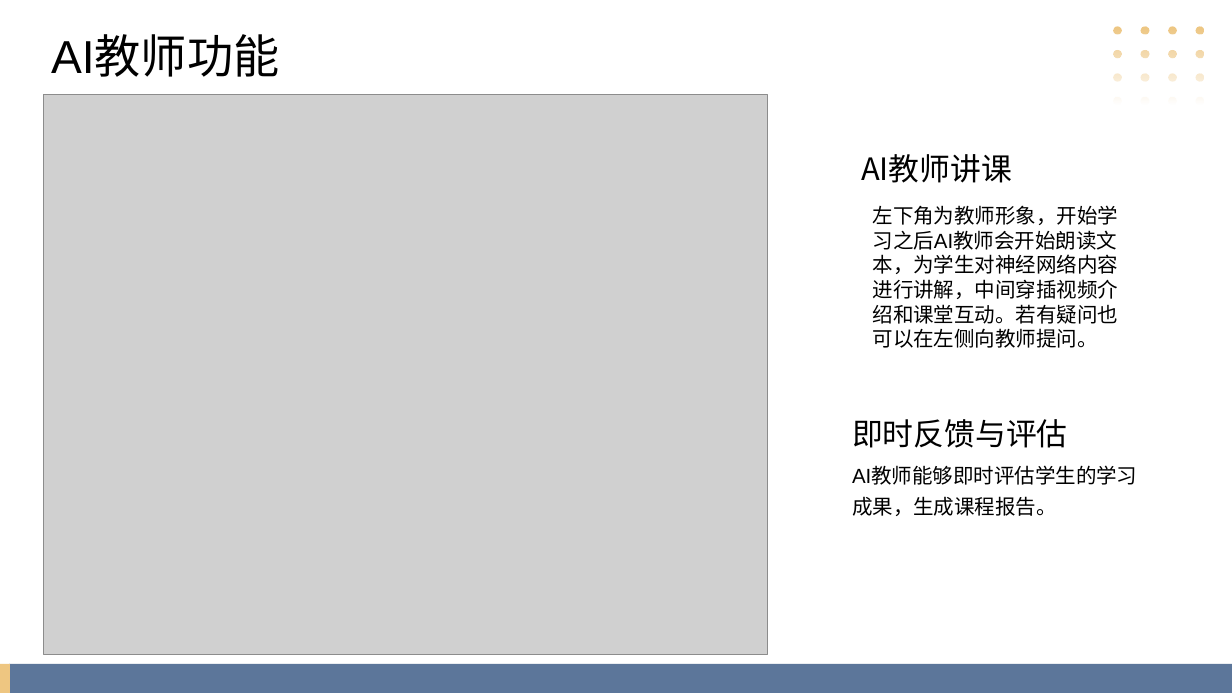
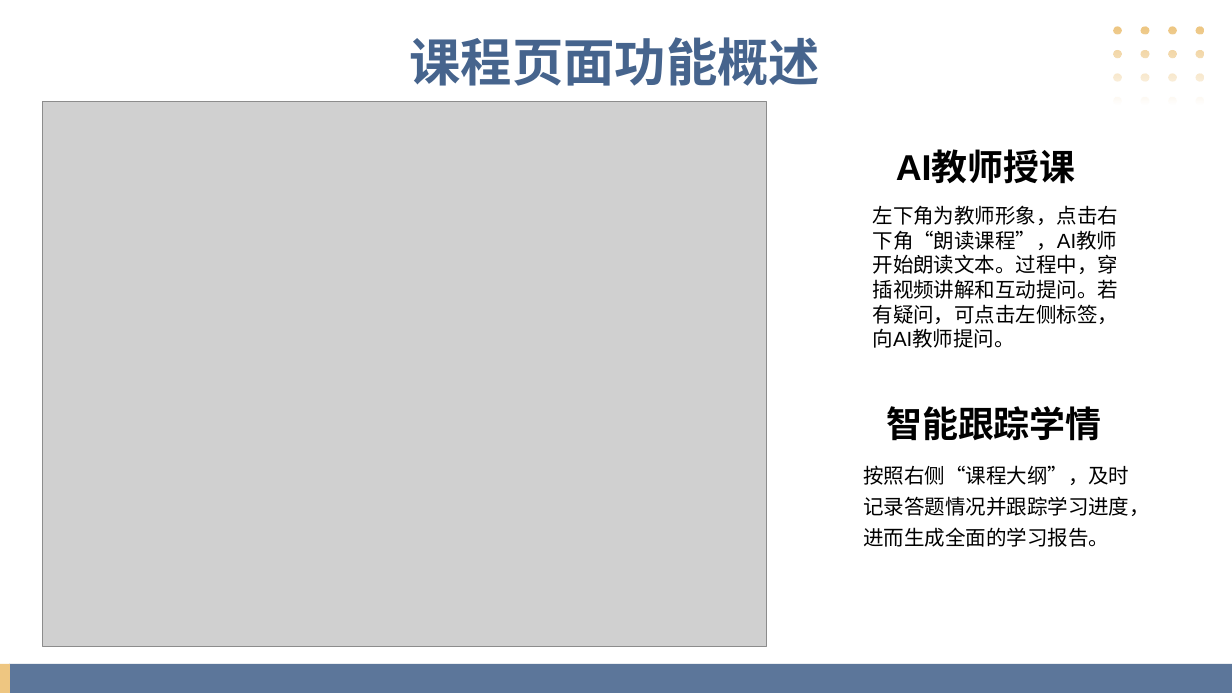
Before and after one commit to xiangsurener/zhengjingxuexipingtai, a slide deck: slide 6 of PPT/AI学习平台项目介绍.pptx. Drawn at 1232x693 pixels with LibreOffice and Linux fonts; fonts in the diff are those of the drawing; grey boxes stand for pictures. Boxes give left, top, right and bottom in pixels: in the first picture for what was removed or moved away, otherwise in the second. Text is boxed around its words. In the diff, an @@ line names an element or a change of style, - is before the commit and + after.

```diff
--- a/PPT/AI学习平台项目介绍.pptx
+++ b/PPT/AI学习平台项目介绍.pptx
@@ title removed at (51, 36, 279, 77) @@
-AI教师功能
@@ text added at (410, 37, 820, 86), 40 pt, text #46648D, bold @@
+课程页面功能概述
@@ picture: place and size @@
-picture at (43, 95, 767, 654)
+picture at (43, 101, 766, 647)
@@ text removed at (861, 154, 1012, 183) @@
-AI教师讲课
@@ text added at (896, 152, 1075, 187), 28 pt, text #000000, bold @@
+AI教师授课
@@ text at (873, 205, 1119, 348): text changed @@
-左下角为教师形象，开始学习之后AI教师会开始朗读文本，为学生对神经网络内容进行讲解，中间穿插视频介绍和课堂互动。若有疑问也可以在左侧向教师提问。
+左下角为教师形象，点击右下角“朗读课程”，AI教师开始朗读文本。过程中，穿插视频讲解和互动提问。若有疑问，可点击左侧标签，向AI教师提问。
@@ text removed at (852, 419, 1068, 448) @@
-即时反馈与评估
@@ text added at (886, 406, 1101, 441), 28 pt, text #000000, bold @@
+智能跟踪学情
@@ text at (863, 465, 1149, 547): text changed @@
-AI教师能够即时评估学生的学习成果，生成课程报告。
+按照右侧“课程大纲”，及时记录答题情况并跟踪学习进度，进而生成全面的学习报告。
```
Also in this commit, not shown: 11 other slides changed.
